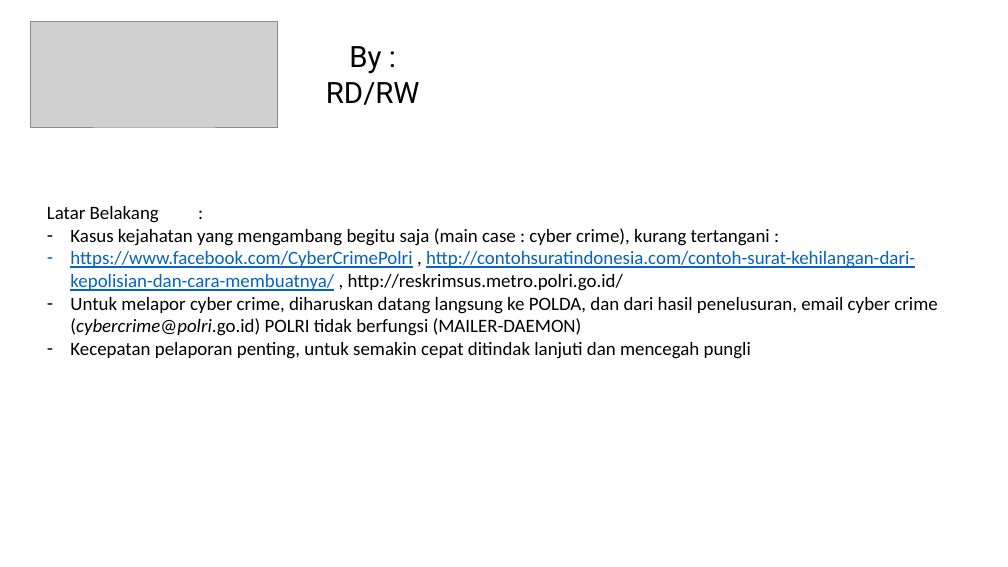
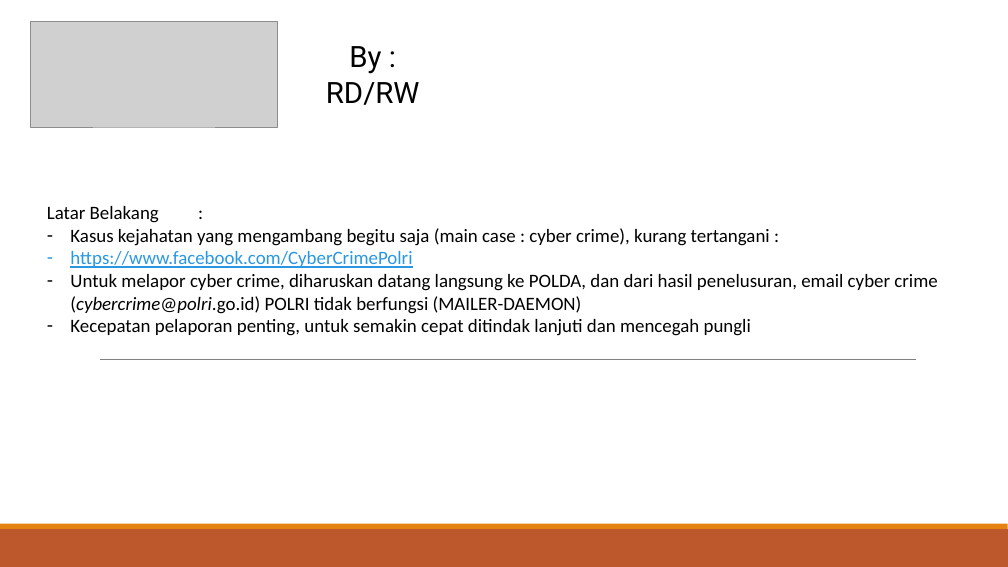
Before and after one commit to riskaamalia/hackathon_merdeka, a slide deck: slide 2 of bisnis proses.pptx. Drawn at 1008x567 pixels with LibreOffice and Linux fonts; fonts in the diff are those of the drawing; grey boxes stand for pictures. Boxes give left, top, right and bottom in pixels: in the first picture for what was removed or moved away, otherwise in the second. Text is boxed around its words. In the diff, an @@ line names an element or a change of style, - is before the commit and + after.

```diff
--- a/bisnis proses.pptx
+++ b/bisnis proses.pptx
@@ text at [70, 251, 412, 268]: text changed; text colour #0563C1 to #2998E3 @@
-– https://www.facebook.com/CyberCrimePolri , http://contohsuratindonesia.com/contoh-surat-kehilangan-dari-kepolisian-dan-cara-membuatnya/ , http://reskrimsus.metro.polri.go.id/
+– https://www.facebook.com/CyberCrimePolri
@@ line added from (100, 359) to (917, 359), #808080 0.5 pt @@
@@ rectangle added at [0, 529, 1008, 567], fill #BD582C @@
@@ rectangle added at [0, 524, 1008, 529], fill #E48312 @@
```
Also in this commit, not shown: 6 other slides changed, 21 other files.
